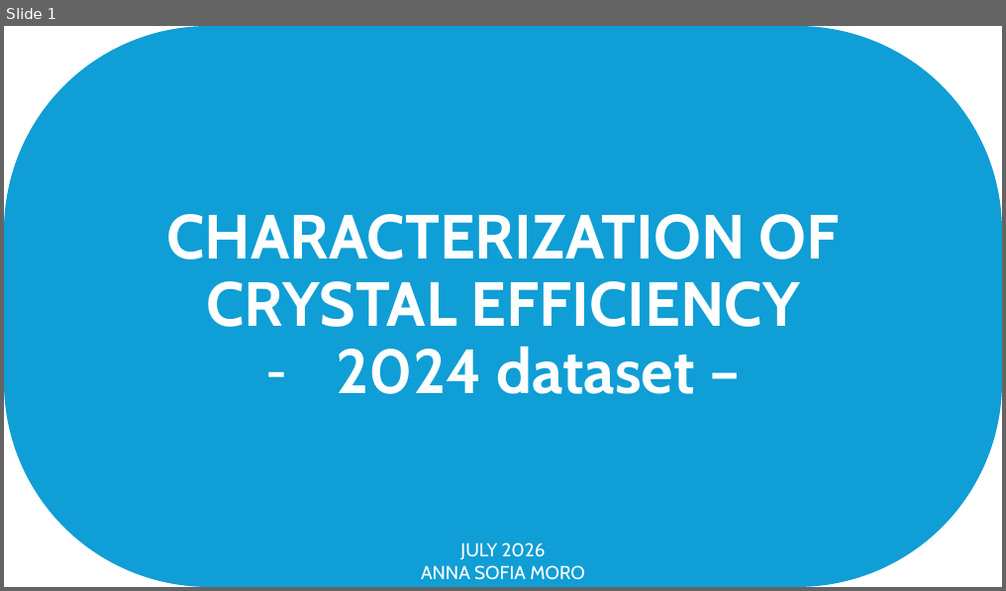
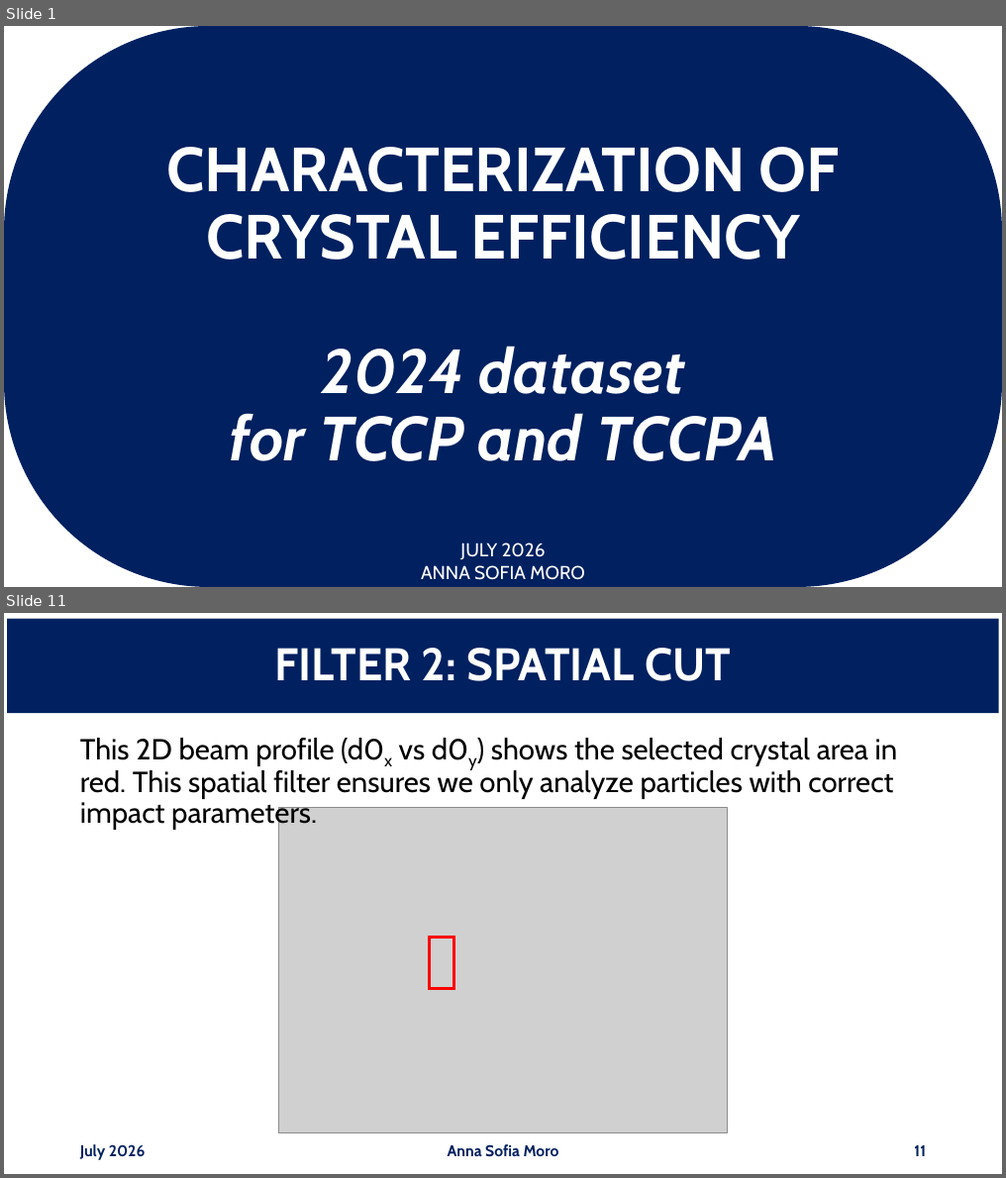
Before and after one commit to annaasofia/tesi, a slide deck: slides/week2.pptx. Shown one above the other, each under a label of ours: slide 1 before the commit, slides 1 and 11 after it; the slides between them are not shown. The pictures are 1006x591 and 1006x1178 pixels, drawn with LibreOffice and Linux fonts; fonts in the diff are those of the drawing; grey boxes stand for pictures. Boxes give left, top, right and bottom in pixels: in the first picture for what was removed or moved away, otherwise in the second. Text is boxed around its words. In the diff, an @@ line names an element or a change of style, - is before the commit and + after.

```diff
--- a/slides/week2.pptx
+++ b/slides/week2.pptx
@@ slide 11 added at <box>4,613,1002,1174</box>, background #FFFFFF @@
@@ title added at <box>7,619,999,713</box>, fill #002060, 44 pt, text #FFFFFF, bold @@
+FILTER 2: SPATIAL CUT
@@ text added at <box>80,738,898,831</box>, 28 pt, text #000000 @@
+This 2D beam profile (d0x vs d0y) shows the selected crystal area in red. This spatial filter ensures we only analyze particles with correct impact parameters.
@@ picture added at <box>279,808,727,1134</box> @@
@@ rectangle added at <box>430,937,453,989</box>, outline #FF0000 3 pt @@
@@ text added at <box>80,1145,146,1160</box>, 15 pt, text #002060, bold @@
+July 2026
@@ text added at <box>448,1145,559,1157</box>, 15 pt, text #002060, bold @@
+Anna Sofia Moro
@@ page number added at <box>914,1146,926,1157</box>, 15 pt, text #002060, bold @@
+11
@@ slide 1 changed as well @@
@@ rounded rectangle "CHARACTERIZATION OF CRYSTAL EFFICIENCY" at <box>4,26,1002,587</box>: fill #0F9ED5 to #002060 @@
@@ text in rounded rectangle at <box>229,346,776,462</box>: text changed; italic on @@
-– 2024 dataset –
+2024 dataset
+for TCCP and TCCPA
```
Also in this commit, not shown: 2 other slides changed, 12 other slides added, 1 other file.
